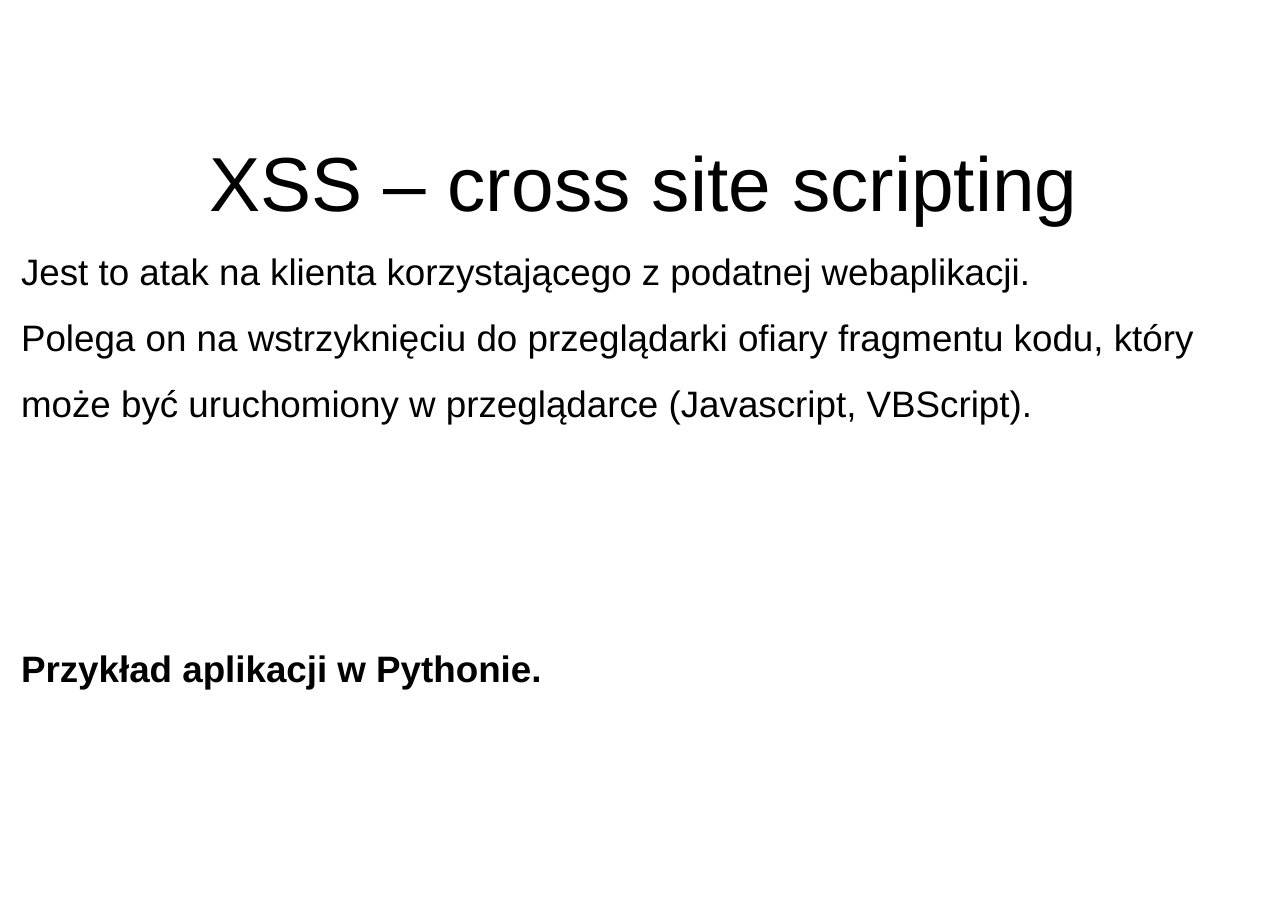
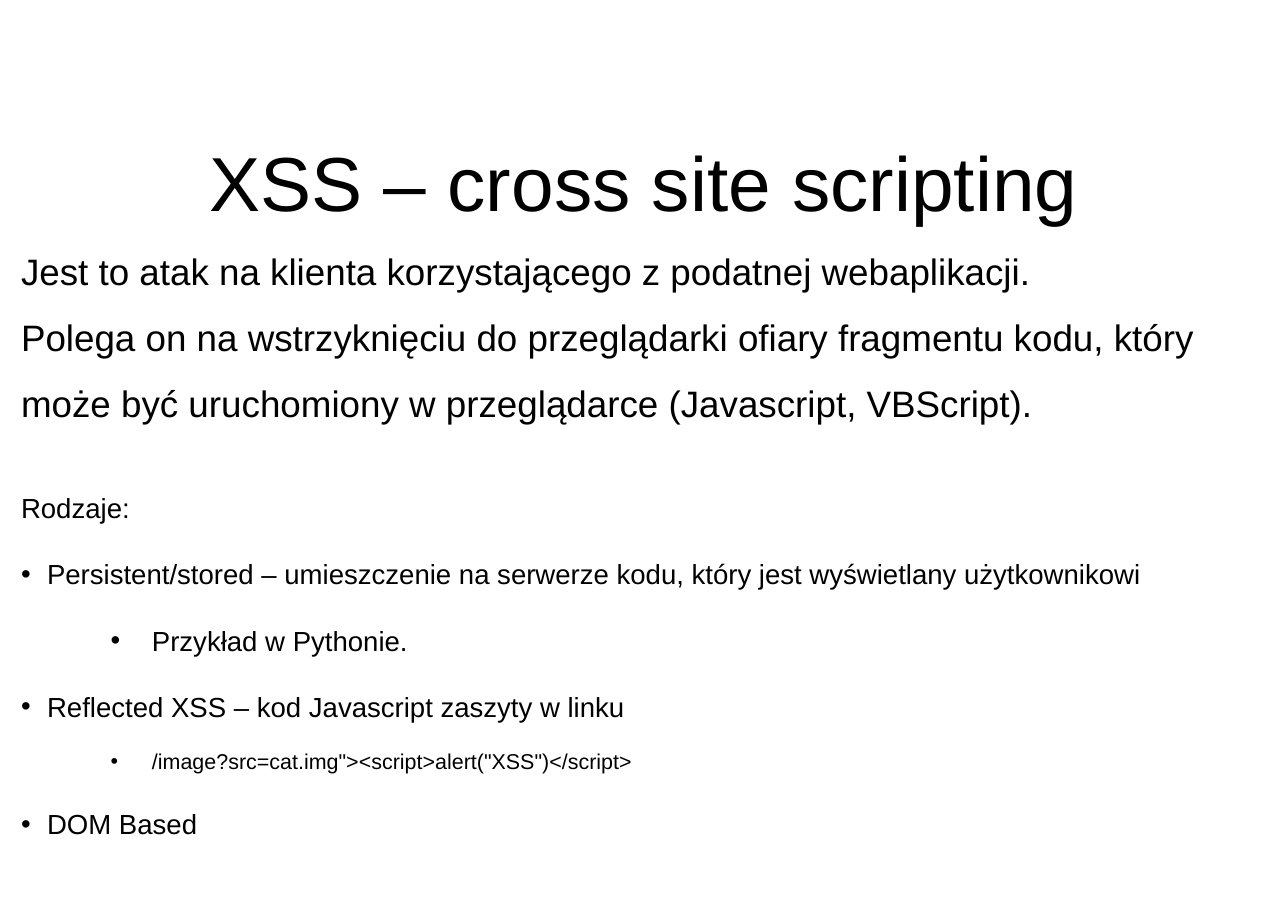
Before and after one commit to disconnect3d/websec_presentation, a slide deck: slide 6 of websec.ppt. Drawn at 1288x911 pixels with LibreOffice and Linux fonts; fonts in the diff are those of the drawing; background and template pictures are left out. Boxes give left, top, right and bottom in pixels: in the first picture for what was removed or moved away, otherwise in the second. Text is boxed around its words. In the diff, an @@ line names an element or a change of style, - is before the commit and + after.

```diff
--- a/websec.ppt
+++ b/websec.ppt
@@ text at (x1=21, y1=498, x2=1140, y2=835): text changed; size 24 to 18 pt; bold off @@
-Przykład aplikacji w Pythonie.
+Rodzaje:
+• Persistent/stored – umieszczenie na serwerze kodu, który jest wyświetlany użytkownikowi
+  • Przykład w Pythonie.
+• Reflected XSS – kod Javascript zaszyty w linku
+  • /image?src=cat.img"><script>alert("XSS")</script>
+• DOM Based
```
Also in this commit, not shown: 5 other slides changed, 2 slides removed, 9 other files.
